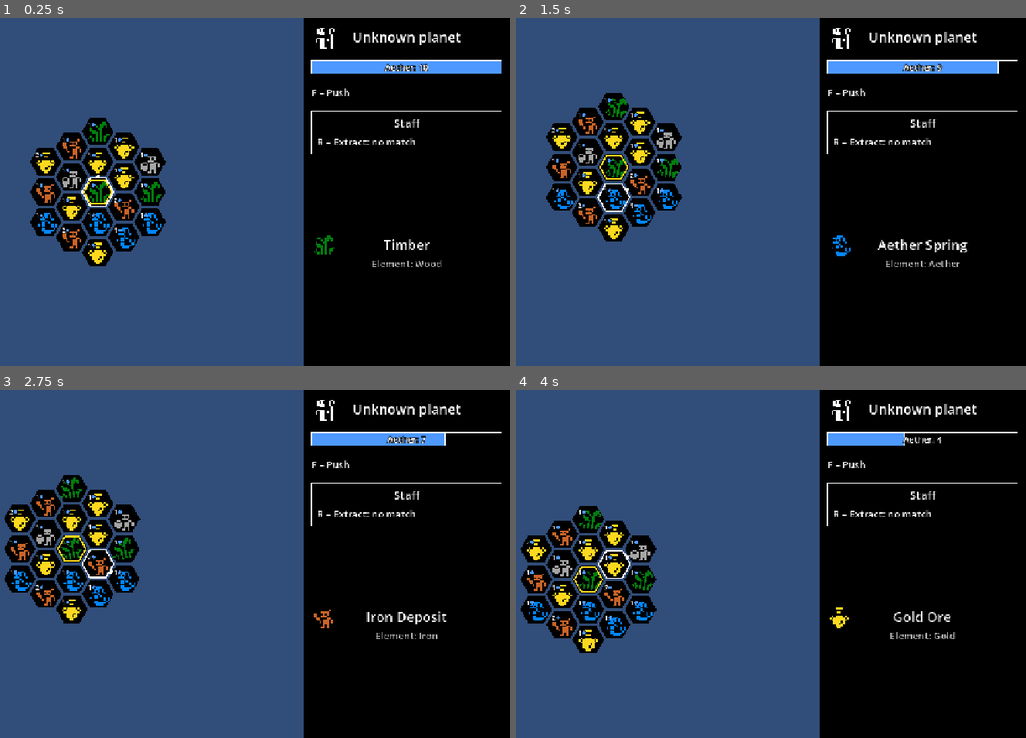
Above: before the commit, frames 1-4 (two rows, left to right).
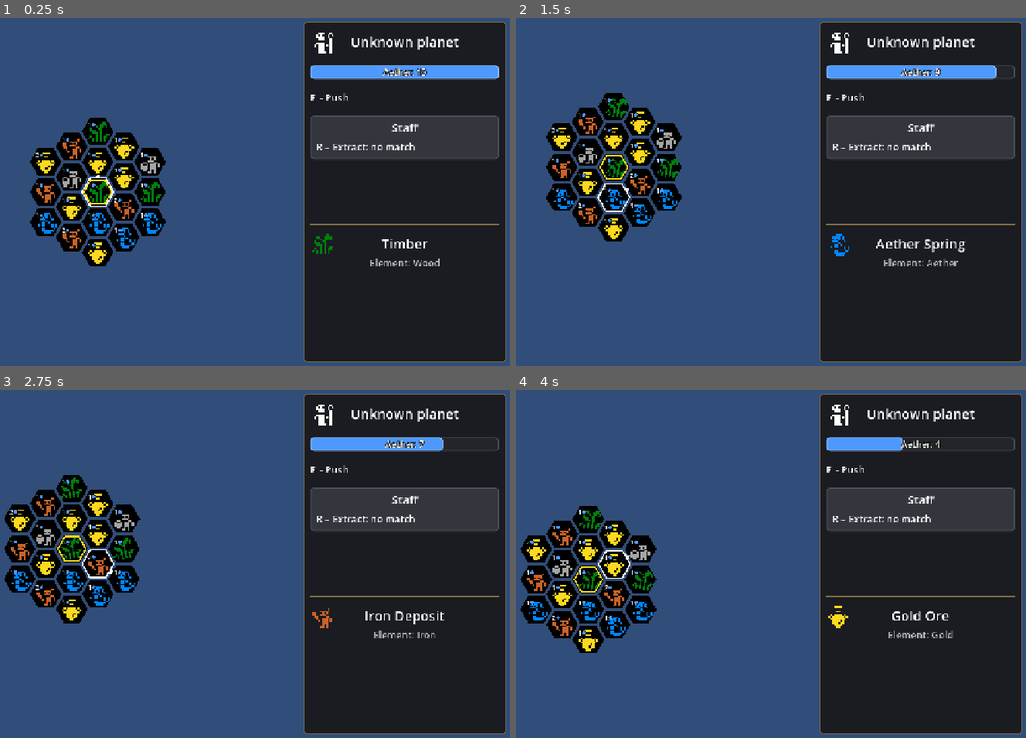
Above: after the commit, the same moments.

Repository: scunningham777/spaes-wrzrds
Game: Godot game, scene res://scenes/planet.tscn
Two runs of this game, one before a commit and one after it. Both use one fixed random seed, a clock stepped at 60 frames per second and the inputs below. This scene is started directly instead of the project's main scene.
Inputs:
- Up to frame 1 (0.25 s): no input
- Up to frame 2 (1.5 s): tap Enter (ui_accept) at 0.5, 0.77, 1.25 s; hold D (hex_right) 0.53-1.28 s; hold B (build_tower) 0.53-1.28 s; hold X (hex_down) from 1.28 s (still down); tap R (extract) at 1.35 s
- Up to frame 3 (2.75 s): tap Enter (ui_accept) at 1.52 s; release X (hex_down) at 2.03 s; hold D (hex_right) from 2.03 s (still down); hold E (hex_ne) from 2.03 s (still down)
- Up to frame 4 (4 s): release D (hex_right) at 2.78 s; release E (hex_ne) at 2.78 s; hold W (hex_up) 2.78-3.53 s; tap Q (hex_nw) at 2.85 s; tap Enter (ui_accept) at 3.02, 3.77 s; hold A (hex_left) from 3.53 s (still down); hold C (hex_se) from 3.53 s (still down)

The runs differ from the first frame. In frame 1, 40% of the frame differs, in the area x 59-100%, y 0-100%; in frame 2, 40%; in frame 3, 40%; in frame 4, 40%.

Commit message:
Style the planet side panel like the inventory panel
Slate background with a gold border and rounded corners, inset from the
screen edge so it floats like the inventory. The focus box and aether bar
use the inventory slot colors, the divider is gold, and the ley line badge
is rounded. Side margins drop to 12 px so the longest tapped tile name
still fits.

Co-Authored-By: Claude Opus 5.5 <noreply@anthropic.com>
Claude-Session: https://claude.ai/code/session_0196C6qponv1cZhsguvue75H

Diff:
--- a/scenes/planet.tscn
+++ b/scenes/planet.tscn
@@ -13,31 +13,48 @@
 [ext_resource type="Script" path="res://scripts/ui/screen_fade.gd" id="11_fade"]
 
 [sub_resource type="StyleBoxFlat" id="StyleBoxFlat_side"]
-bg_color = Color(0, 0, 0, 1)
+bg_color = Color(0.1, 0.105, 0.12, 0.97)
+border_width_left = 2
+border_width_top = 2
+border_width_right = 2
+border_width_bottom = 2
+border_color = Color(0.5, 0.42, 0.28, 1)
+corner_radius_top_left = 6
+corner_radius_top_right = 6
+corner_radius_bottom_right = 6
+corner_radius_bottom_left = 6
 
 [sub_resource type="StyleBoxFlat" id="StyleBoxFlat_focus"]
 content_margin_left = 12.0
 content_margin_top = 8.0
 content_margin_right = 12.0
 content_margin_bottom = 12.0
-bg_color = Color(0, 0, 0, 1)
-border_width_left = 2
-border_width_top = 2
-border_width_right = 2
-border_width_bottom = 2
-border_color = Color(1, 1, 1, 1)
+bg_color = Color(0.2, 0.21, 0.24, 1)
+border_width_left = 2
+border_width_top = 2
+border_width_right = 2
+border_width_bottom = 2
+border_color = Color(0.3, 0.31, 0.34, 1)
+corner_radius_top_left = 6
+corner_radius_top_right = 6
+corner_radius_bottom_right = 6
+corner_radius_bottom_left = 6
 
 [sub_resource type="StyleBoxLine" id="StyleBoxLine_divider"]
-color = Color(1, 1, 1, 1)
+color = Color(0.5, 0.42, 0.28, 1)
 thickness = 2
 
 [sub_resource type="StyleBoxFlat" id="StyleBoxFlat_aether_bg"]
-bg_color = Color(0, 0, 0, 1)
-border_width_left = 2
-border_width_top = 2
-border_width_right = 2
-border_width_bottom = 2
-border_color = Color(1, 1, 1, 1)
+bg_color = Color(0.14, 0.145, 0.16, 1)
+border_width_left = 2
+border_width_top = 2
+border_width_right = 2
+border_width_bottom = 2
+border_color = Color(0.3, 0.31, 0.34, 1)
+corner_radius_top_left = 6
+corner_radius_top_right = 6
+corner_radius_bottom_right = 6
+corner_radius_bottom_left = 6
 
 [sub_resource type="StyleBoxFlat" id="StyleBoxFlat_aether_fill"]
 bg_color = Color(0.3, 0.6, 1, 1)
@@ -45,7 +62,11 @@
 border_width_top = 2
 border_width_right = 2
 border_width_bottom = 2
-border_color = Color(1, 1, 1, 1)
+border_color = Color(0.55, 0.75, 1, 1)
+corner_radius_top_left = 6
+corner_radius_top_right = 6
+corner_radius_bottom_right = 6
+corner_radius_bottom_left = 6
 
 [sub_resource type="AtlasTexture" id="AtlasTexture_wizard"]
 atlas = ExtResource("7_icons")
@@ -69,6 +90,10 @@
 content_margin_right = 8.0
 content_margin_bottom = 2.0
 bg_color = Color(0.38, 0.03, 0.41, 1)
+corner_radius_top_left = 4
+corner_radius_top_right = 4
+corner_radius_bottom_right = 4
+corner_radius_bottom_left = 4
 
 [node name="Planet" type="Node2D" unique_id=73139735]
 script = ExtResource("1_planet")
@@ -121,6 +146,9 @@
 anchor_left = 0.6666667
 anchor_right = 1.0
 anchor_bottom = 1.0
+offset_top = 8.0
+offset_right = -8.0
+offset_bottom = -8.0
 grow_horizontal = 0
 grow_vertical = 2
 mouse_filter = 2
@@ -128,9 +156,9 @@
 
 [node name="Margin" type="MarginContainer" parent="UI/SidePanel" unique_id=2021790129]
 layout_mode = 2
-theme_override_constants/margin_left = 16
+theme_override_constants/margin_left = 12
 theme_override_constants/margin_top = 16
-theme_override_constants/margin_right = 16
+theme_override_constants/margin_right = 12
 theme_override_constants/margin_bottom = 16
 
 [node name="Layout" type="VBoxContainer" parent="UI/SidePanel/Margin" unique_id=1860729979]
